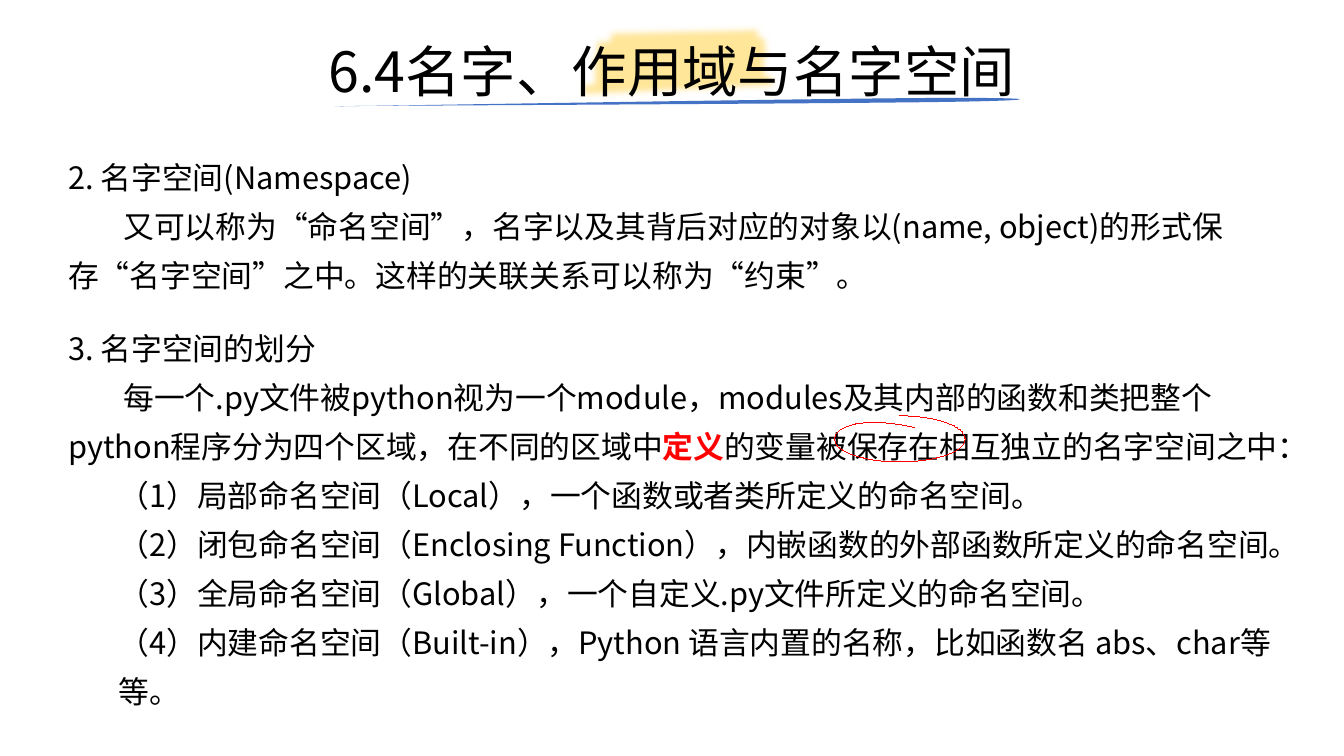
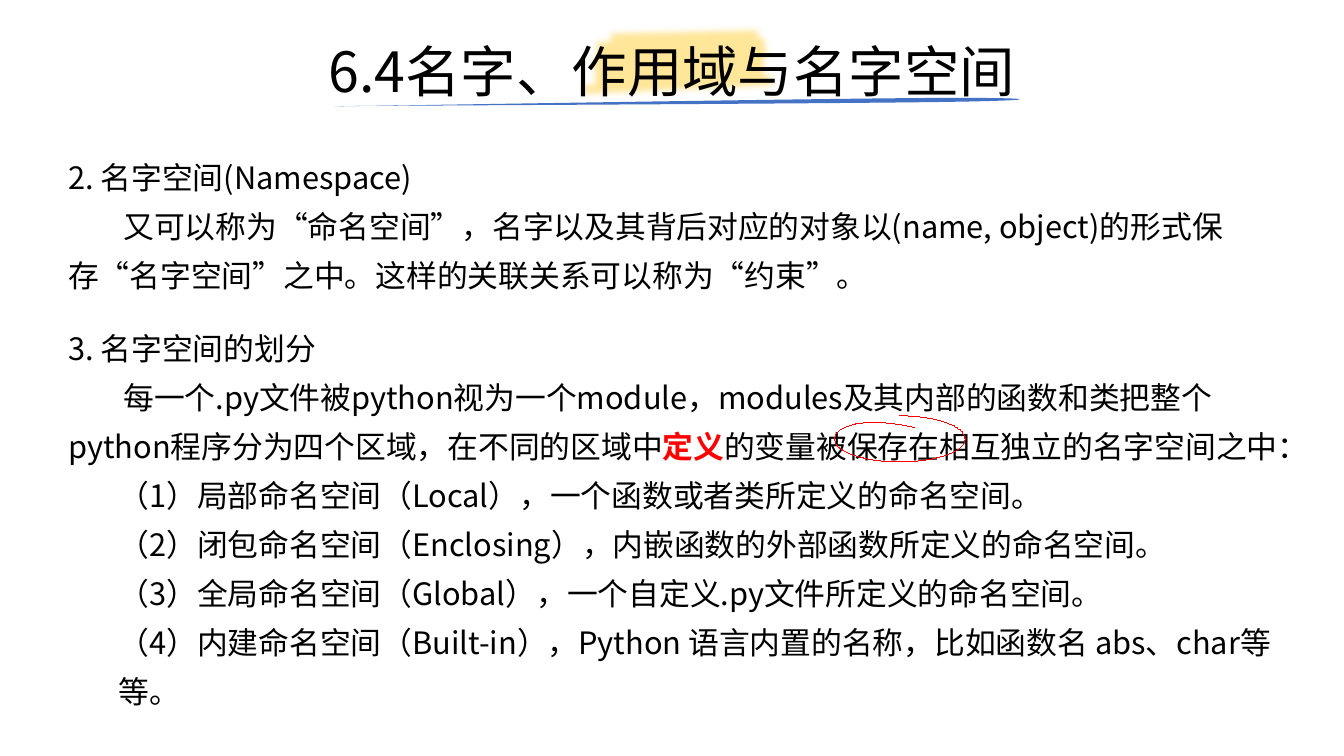
Before and after one commit to yiwenliu/CorePython, a slide deck: slide 49 of PPT/CorePython.pptx. Drawn at 1344x756 pixels with LibreOffice and Linux fonts; fonts in the diff are those of the drawing. Boxes give left, top, right and bottom in pixels: in the first picture for what was removed or moved away, otherwise in the second. Text is boxed around its words. In the diff, an @@ line names an element or a change of style, - is before the commit and + after.

```diff
--- a/PPT/CorePython.pptx
+++ b/PPT/CorePython.pptx
@@ text at box(119, 529, 1167, 564): text changed @@
-  （2）闭包命名空间（Enclosing Function），内嵌函数的外部函数所定义的命名空间。
+  （2）闭包命名空间（Enclosing），内嵌函数的外部函数所定义的命名空间。
```
Also in this commit, not shown: 1 other slide changed, 1 slide added, 1 slide removed, 4 other files.
